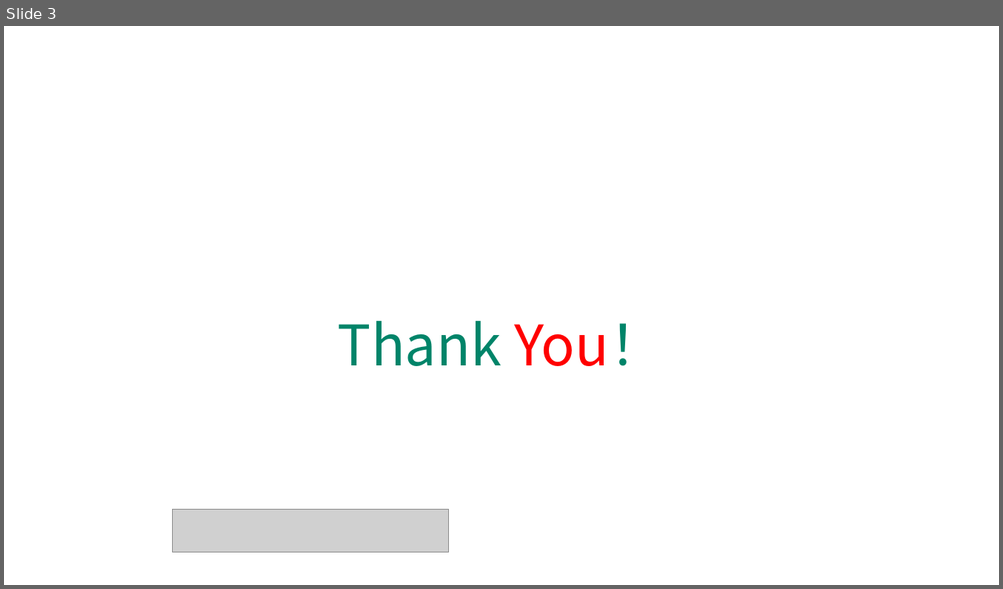
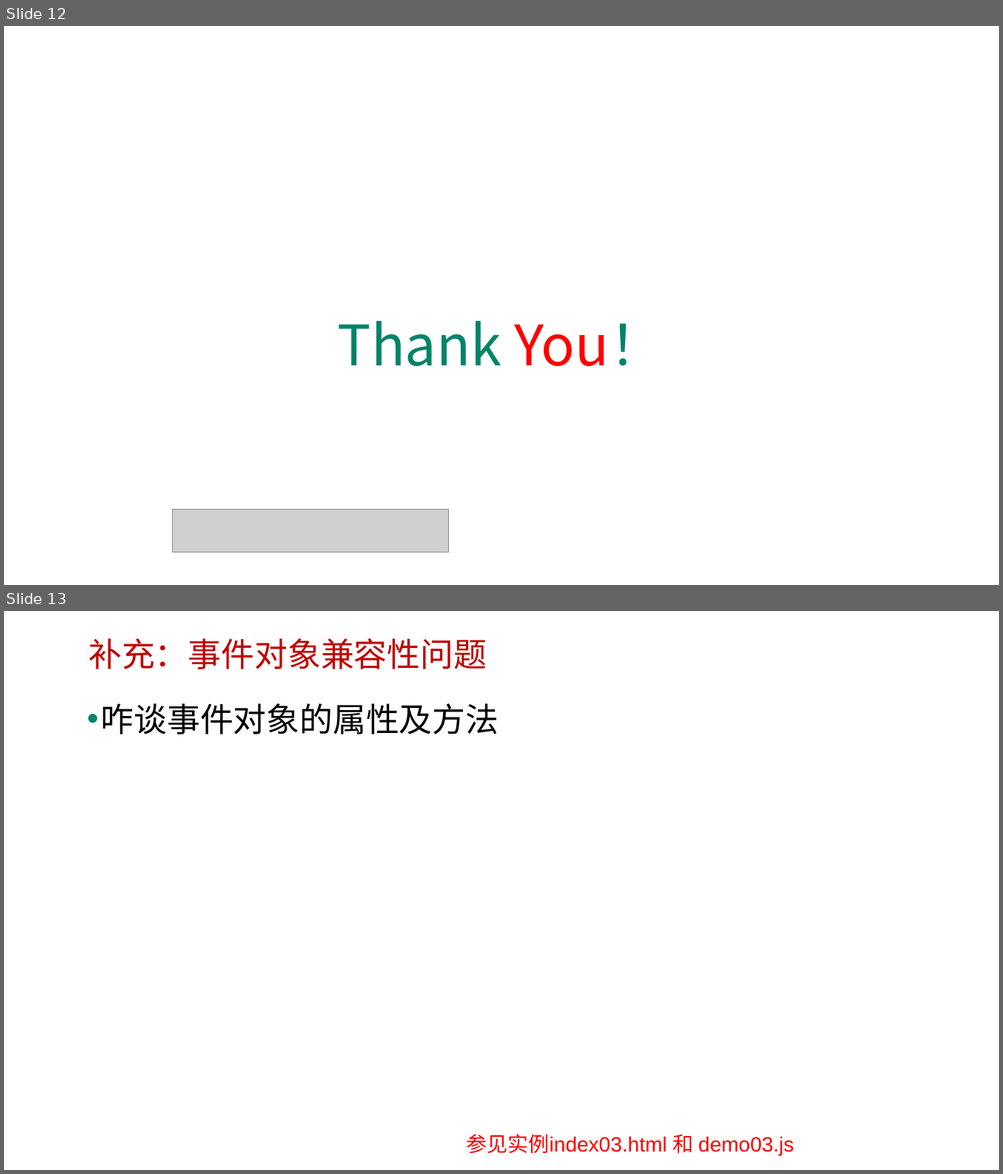
Before and after one commit to edu2act/course-javascript-advanced, a slide deck: 课程PPT/25.事件处理（事件流-待修改）.pptx. Shown one above the other, each under a label of ours: slide 3 before the commit, slides 12 and 13 after it. The pictures are 1003x589 and 1003x1174 pixels, drawn with LibreOffice and Linux fonts; fonts in the diff are those of the drawing; grey boxes stand for pictures; background and template pictures are left out. Boxes give left, top, right and bottom in pixels: in the first picture for what was removed or moved away, otherwise in the second. Text is boxed around its words. In the diff, an @@ line names an element or a change of style, - is before the commit and + after.

```diff
--- a/课程PPT/25.事件处理（事件流-待修改）.pptx
+++ b/课程PPT/25.事件处理（事件流-待修改）.pptx
@@ slide 13 added at <box>4,611,999,1170</box>, background picture (left out) @@
@@ text added at <box>88,638,486,669</box>, 32 pt, text #C00000 @@
+补充：事件对象兼容性问题
@@ text added at <box>101,703,499,735</box>, 32 pt, text #000000 @@
+• 咋谈事件对象的属性及方法
@@ text added at <box>466,1134,794,1156</box>, 20 pt, text #FF0000 @@
+参见实例index03.html 和 demo03.js
@@ what was slide 3 is now slide 12 @@
```
Also in this commit, not shown: 2 slides changed, 9 other slides added, 6 other files.
